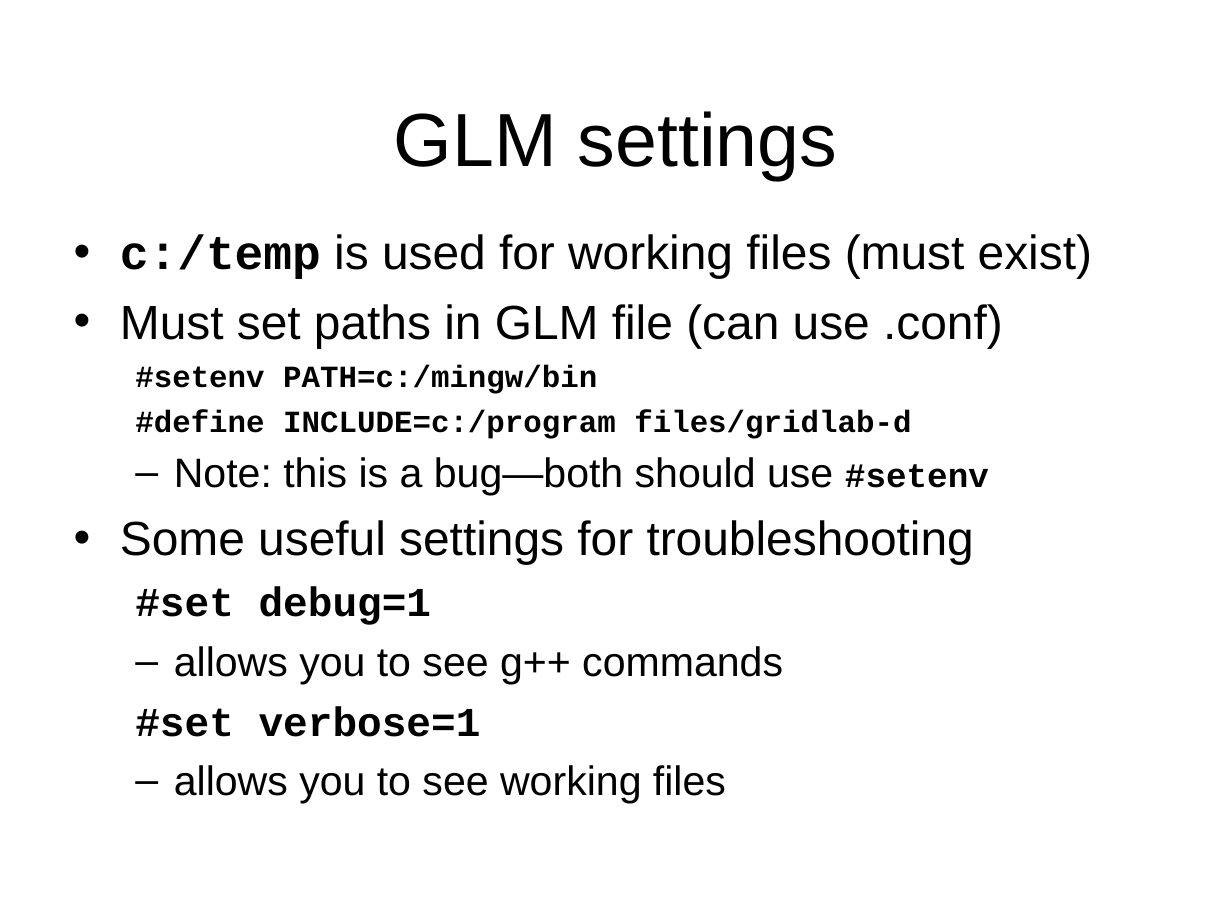
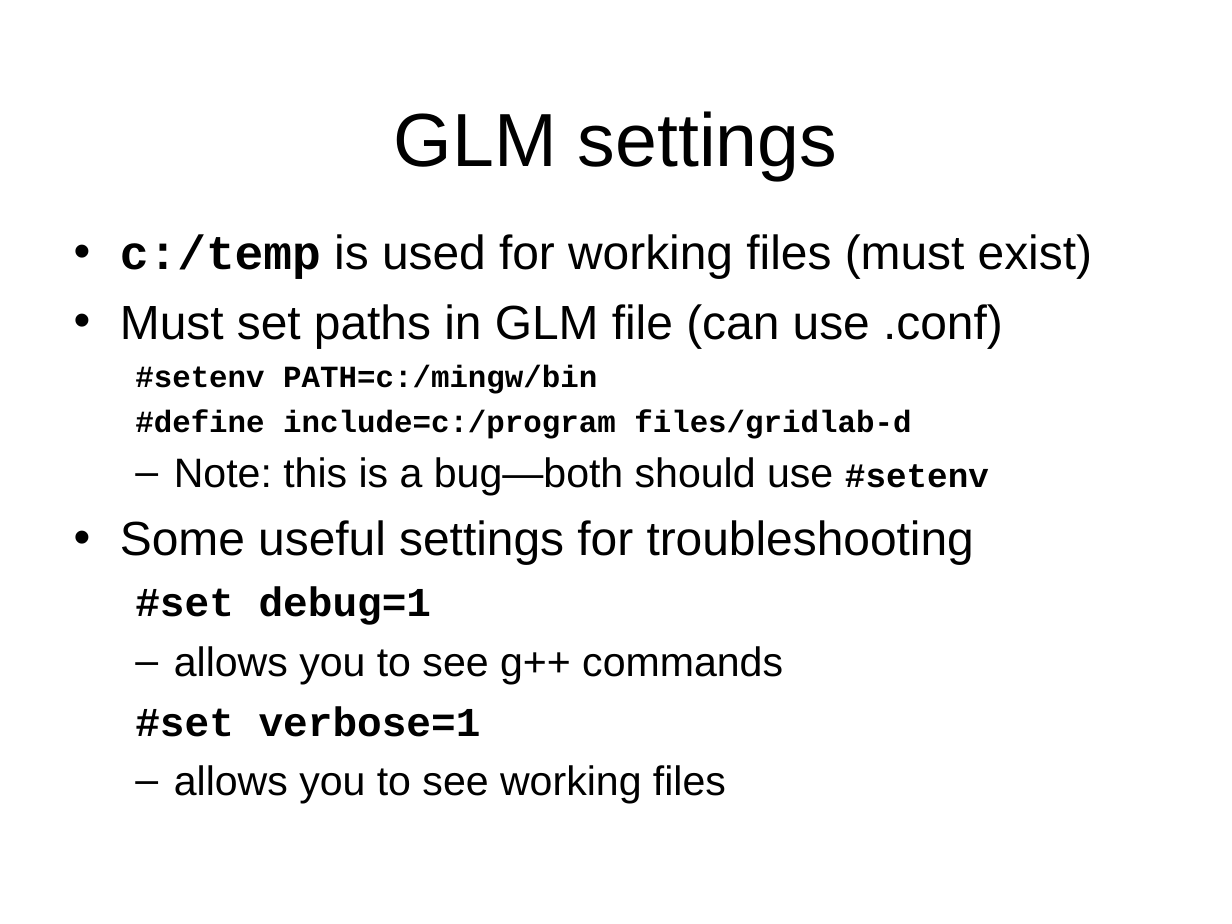
Before and after one commit to gridlab-d/course, a slide deck: slide 25 of 3.1 - Runtime classes.pps. Drawn at 1232x924 pixels with LibreOffice and Linux fonts; fonts in the diff are those of the drawing; background and template pictures are left out. Boxes give left, top, right and bottom in pixels: in the first picture for what was removed or moved away, otherwise in the second. Text is boxed around its words. In the diff, an @@ line names an element or a change of style, - is before the commit and + after.

Commit message:
Change "include" to lowercase because that's how it currently works.  Will have to change it back when the associated bug is fixed.

```diff
--- a/3.1 - Runtime classes.pps
+++ b/3.1 - Runtime classes.pps
@@ text at bbox=[135, 409, 911, 439]: text changed @@
-  #define INCLUDE=c:/program files/gridlab-d
+  #define include=c:/program files/gridlab-d
```
